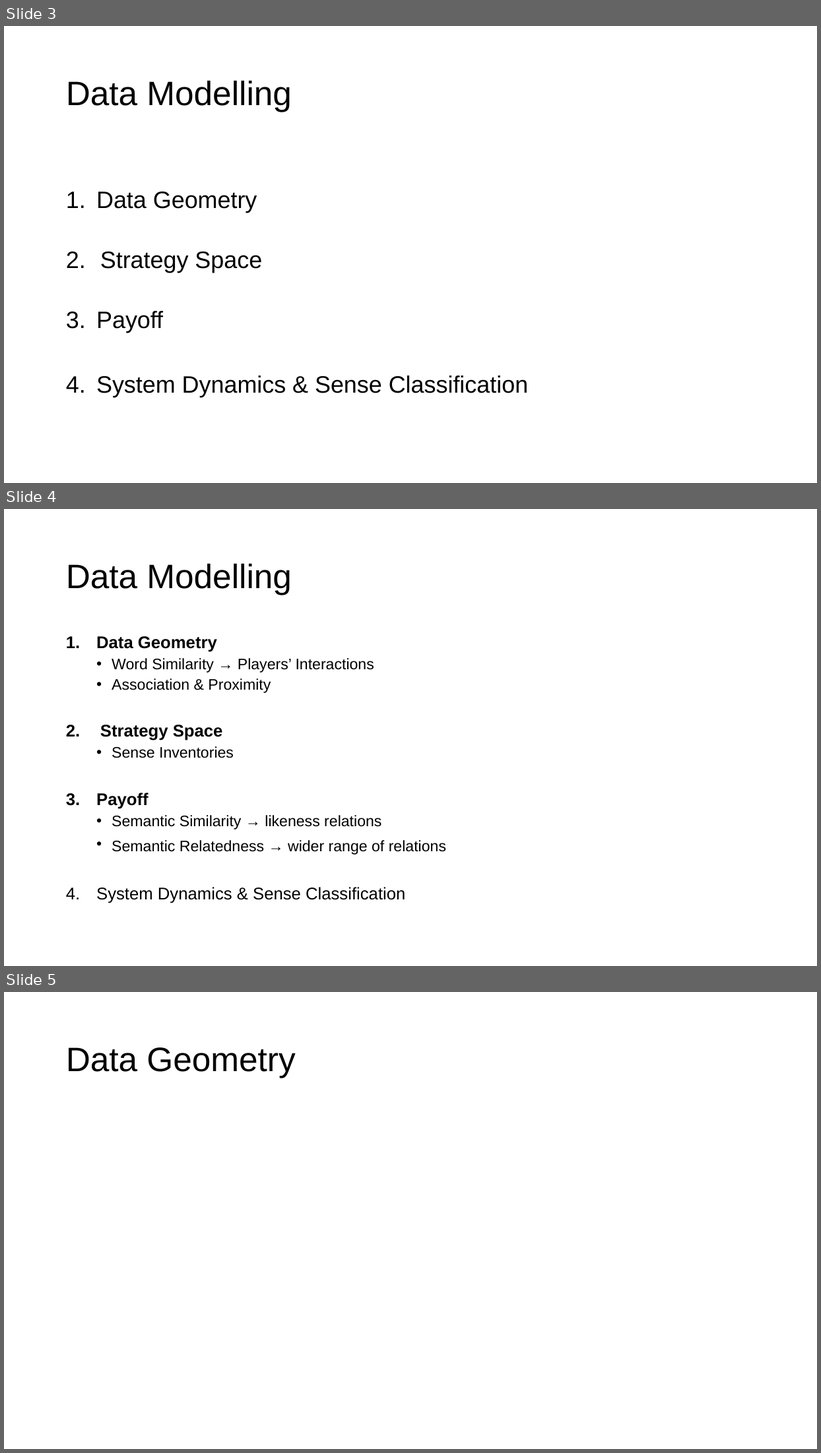
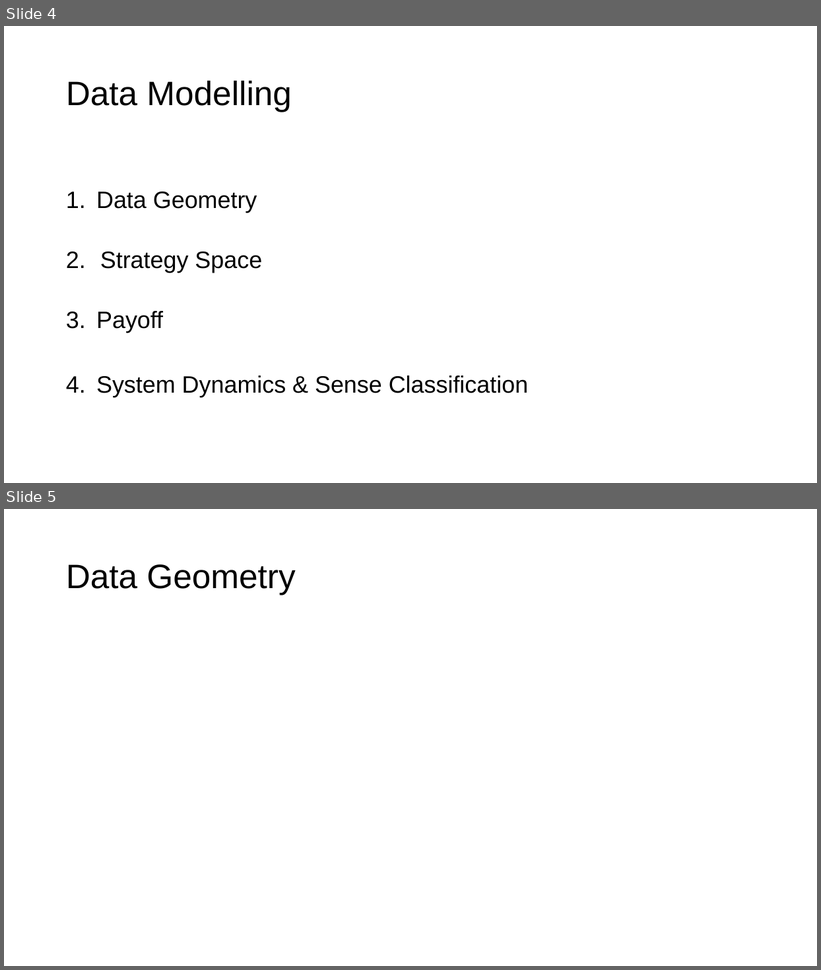
Before and after one commit to theatina/M902_MathNLP, a slide deck: Project_paper/work/Presentation/slides/julie_temp/M902_ProjectPaper_JulTina.pptx. Shown one above the other, each under a label of ours: slides 3, 4 and 5 before the commit, slides 4 and 5 after it. The pictures are 821x1453 and 821x970 pixels, drawn with LibreOffice and Linux fonts; fonts in the diff are those of the drawing; grey boxes stand for pictures. Boxes give left, top, right and bottom in pixels: in the first picture for what was removed or moved away, otherwise in the second. Text is boxed around its words. In the diff, an @@ line names an element or a change of style, - is before the commit and + after.

```diff
--- a/Project_paper/work/Presentation/slides/julie_temp/M902_ProjectPaper_JulTina.pptx
+++ b/Project_paper/work/Presentation/slides/julie_temp/M902_ProjectPaper_JulTina.pptx
@@ slide 4 removed at bbox=[4, 509, 817, 966], background #FFFFFF @@
@@ title removed at bbox=[66, 563, 292, 595] @@
-Data Modelling
@@ text removed at bbox=[96, 636, 446, 904] @@
-1. Data Geometry
-  • Word Similarity → Players’ Interactions
-  • Association & Proximity
-2. Strategy Space
-  • Sense Inventories
-3. Payoff
-  • Semantic Similarity → likeness relations
-  • Semantic Relatedness → wider range of relations
-4. System Dynamics & Sense Classification
@@ what was slide 3 is now slide 4 @@
```
Also in this commit, not shown: 1 slide changed, 1 slide added.
